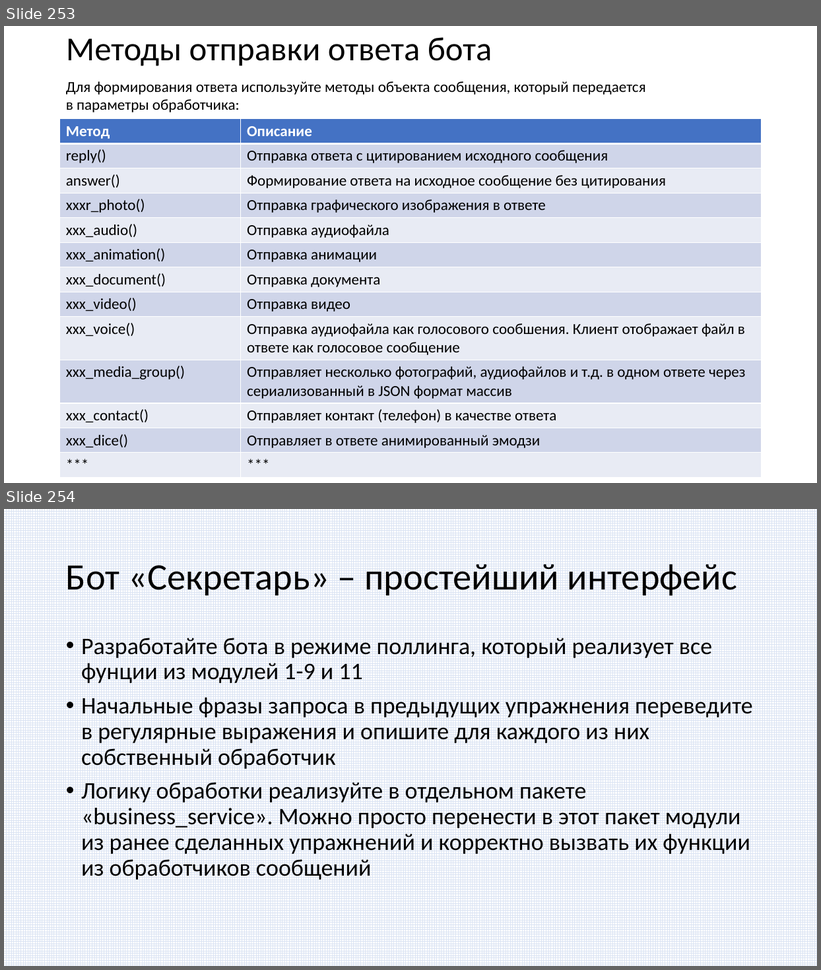
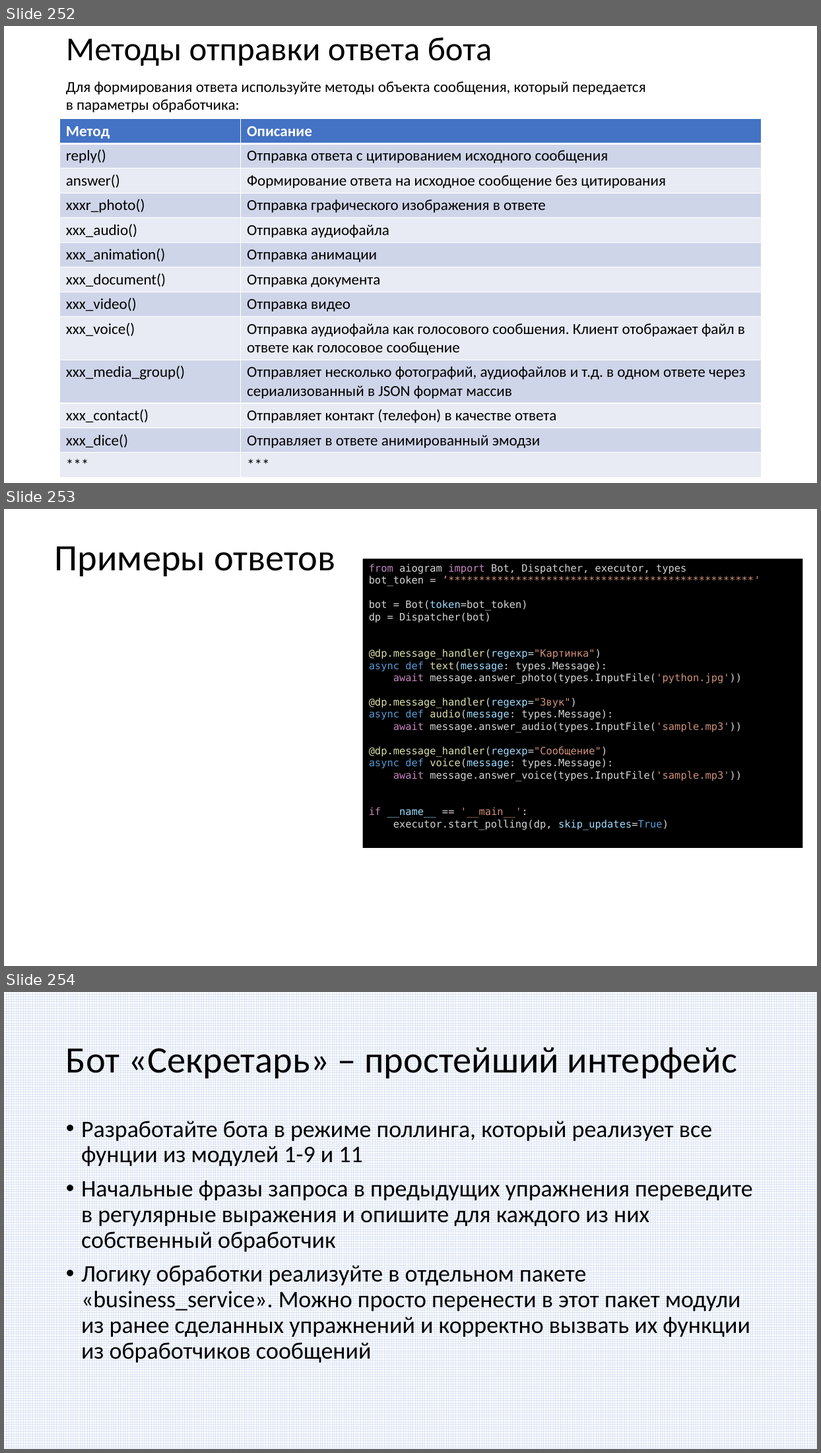
Before and after one commit to paveltsytovich/telegram-course, a slide deck: Presentation/Разработка ботов для телеграмм на Python.pptx. Shown one above the other, each under a label of ours: slides 253 and 254 before the commit, slides 252, 253 and 254 after it. The pictures are 821x970 and 821x1453 pixels, drawn with LibreOffice and Linux fonts; fonts in the diff are those of the drawing. Boxes give left, top, right and bottom in pixels: in the first picture for what was removed or moved away, otherwise in the second. Text is boxed around its words. In the diff, an @@ line names an element or a change of style, - is before the commit and + after.

Commit message:
Пример ответов бота

```diff
--- a/Presentation/Разработка ботов для телеграмм на Python.pptx
+++ b/Presentation/Разработка ботов для телеграмм на Python.pptx
@@ slide 253 added at [4, 509, 817, 966], background #FFFFFF @@
@@ title added at [55, 546, 335, 576], 44 pt, text #000000 @@
+Примеры ответов
@@ rectangle added at [362, 559, 803, 849], fill #000000, 12 pt, text #D4D4D4 @@
+from aiogram import Bot, Dispatcher, executor, types
+bot_token = ’**************************************************'
+bot = Bot(token=bot_token)
+dp = Dispatcher(bot)
+@dp.message_handler(regexp="Картинка")
+async def text(message: types.Message):
+await message.answer_photo(types.InputFile('python.jpg'))
+@dp.message_handler(regexp="Звук")
+async def audio(message: types.Message):
+await message.answer_audio(types.InputFile('sample.mp3'))
+@dp.message_handler(regexp="Сообщение")
+async def voice(message: types.Message):
+await message.answer_voice(types.InputFile('sample.mp3'))
+if __name__ == '__main__':
+executor.start_polling(dp, skip_updates=True)
@@ what was slide 253 is now slide 252 @@
```
Also in this commit, not shown: 1 slide changed, 1 slide removed.
